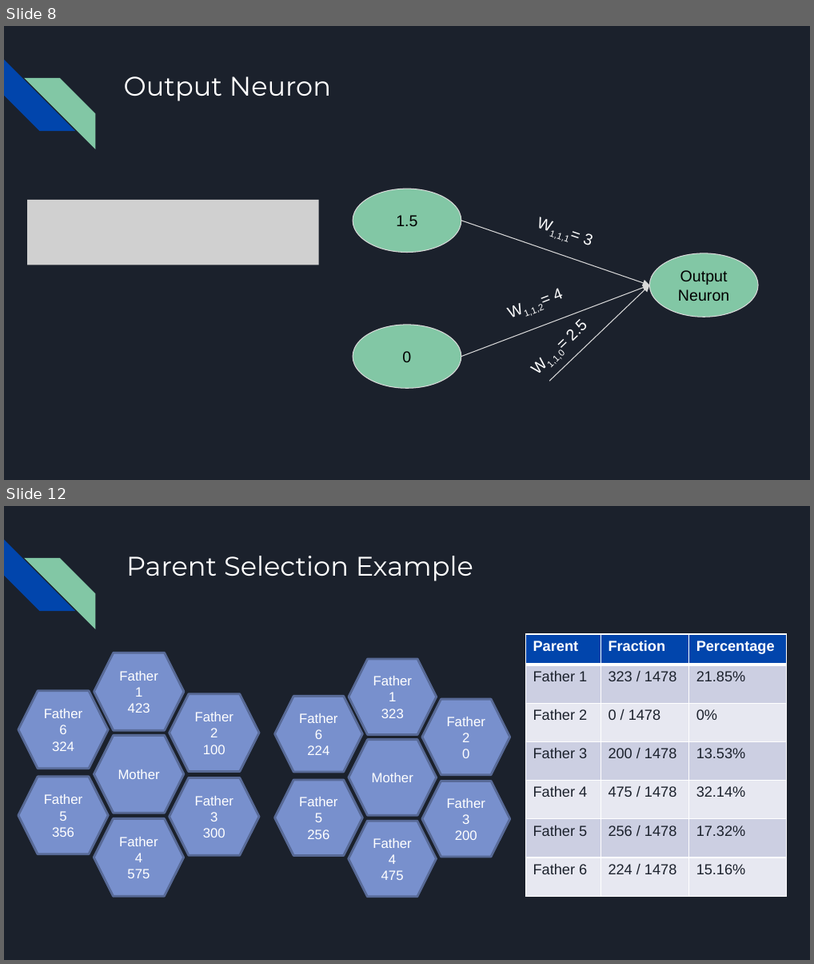
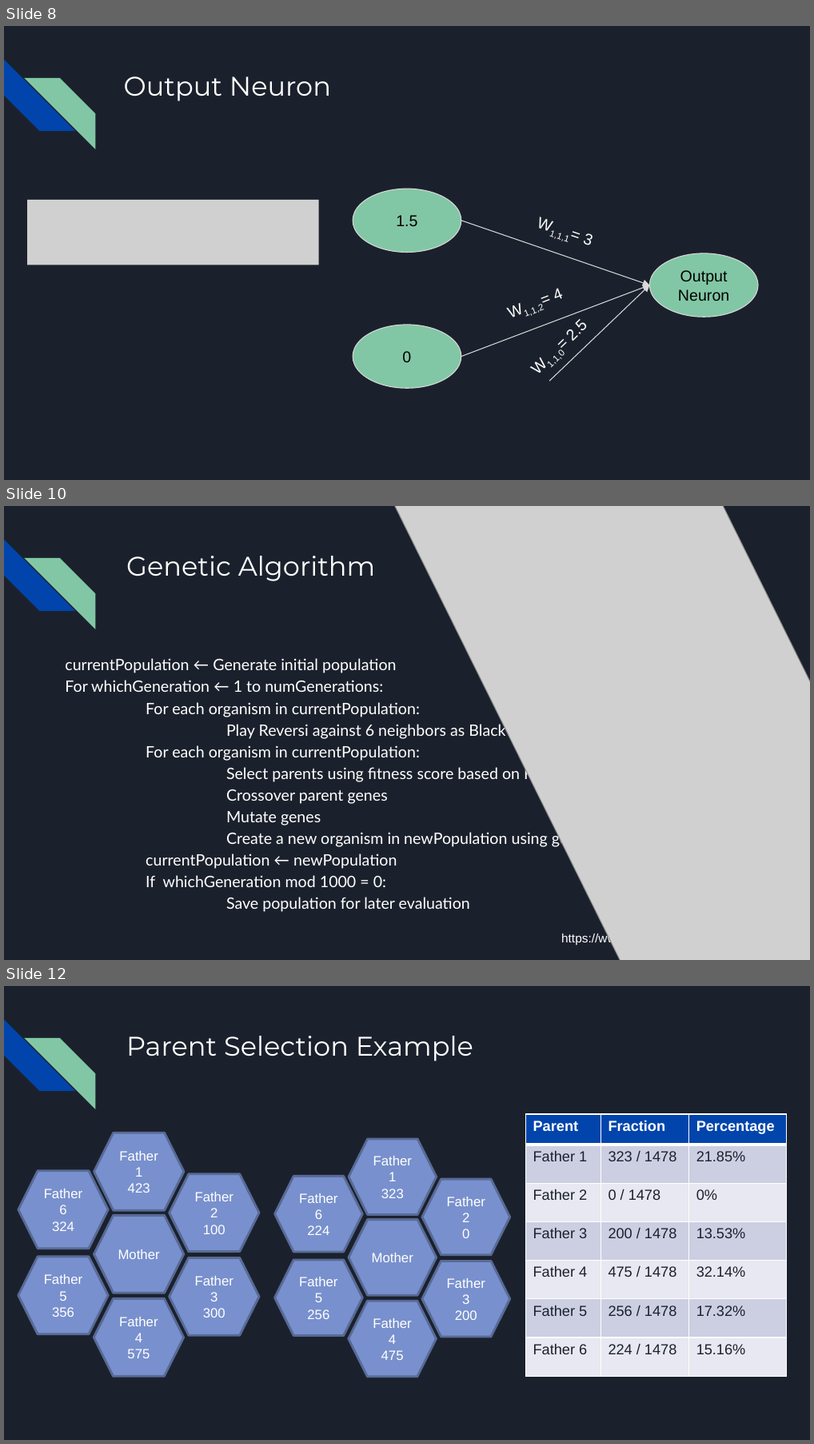
Before and after one commit to anna-porter/Reversi, a slide deck: Evolving a Reversi Player.pptx. Shown one above the other, each under a label of ours: slides 8 and 12 before the commit, slides 8, 10 and 12 after it; the slides between them are not shown. The pictures are 814x964 and 814x1444 pixels, drawn with LibreOffice and Linux fonts; fonts in the diff are those of the drawing; grey boxes stand for pictures. Boxes give left, top, right and bottom in pixels: in the first picture for what was removed or moved away, otherwise in the second. Text is boxed around its words. In the diff, an @@ line names an element or a change of style, - is before the commit and + after.

```diff
--- a/Evolving a Reversi Player.pptx
+++ b/Evolving a Reversi Player.pptx
@@ slide 10 added at box(4, 506, 810, 960), background #1B212C; not listed: 2 template elements that a slide beside it also shows @@
@@ picture added at box(380, 506, 810, 960) @@
@@ title added at box(126, 556, 376, 581), 24 pt, text #FFFFFF @@
+Genetic Algorithm
@@ text added at box(65, 658, 592, 912), 14 pt, text #FFFFFF @@
+currentPopulation ← Generate initial population
+For whichGeneration ← 1 to numGenerations:
+For each organism in currentPopulation:
+Play Reversi against 6 neighbors as Black
+For each organism in currentPopulation:
+Select parents using fitness score based on Reversi results
+Crossover parent genes
+Mutate genes
+Create a new organism in newPopulation using genes
+currentPopulation ← newPopulation
+If whichGeneration mod 1000 = 0:
+Save population for later evaluation
@@ text added at box(562, 932, 799, 944), 11 pt, text #FFFFFF @@
+https://www.frontiersin.org/journals/genetics
```
Also in this commit, not shown: 9 slides changed, 7 other slides added, 2 slides removed.
